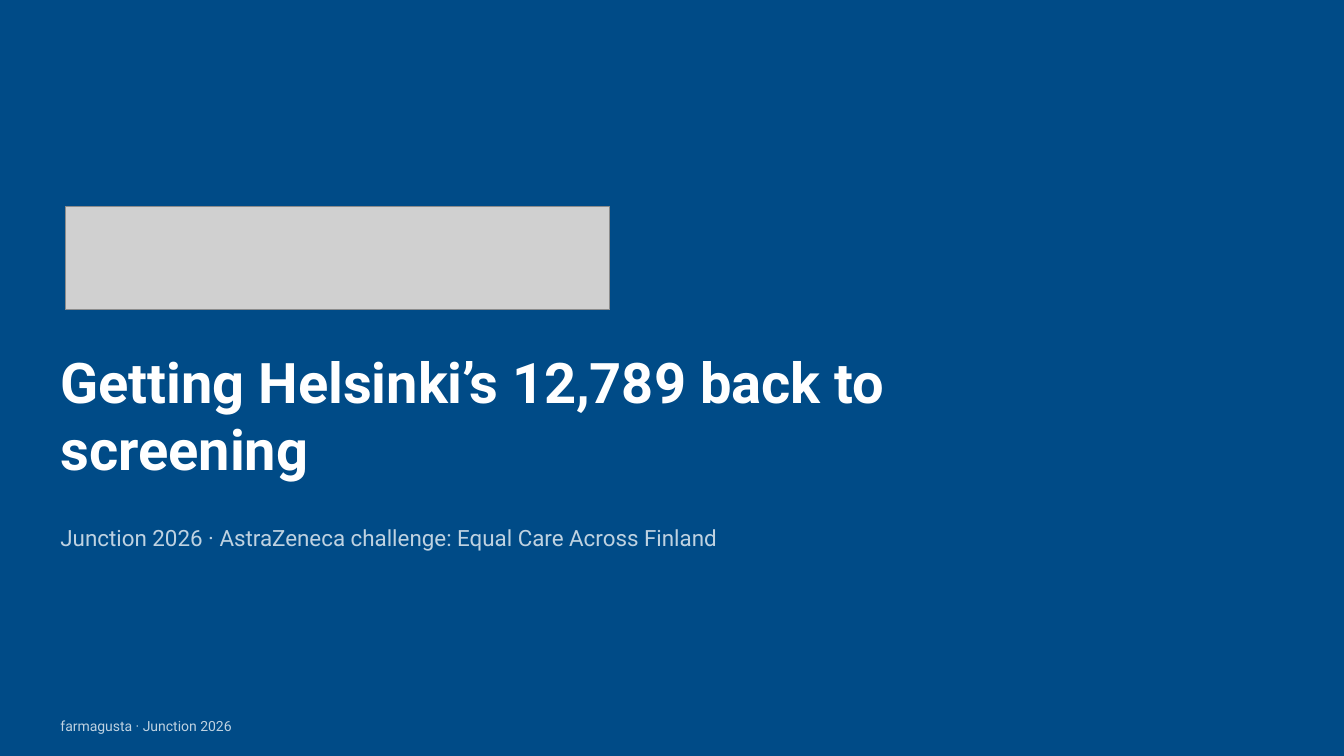
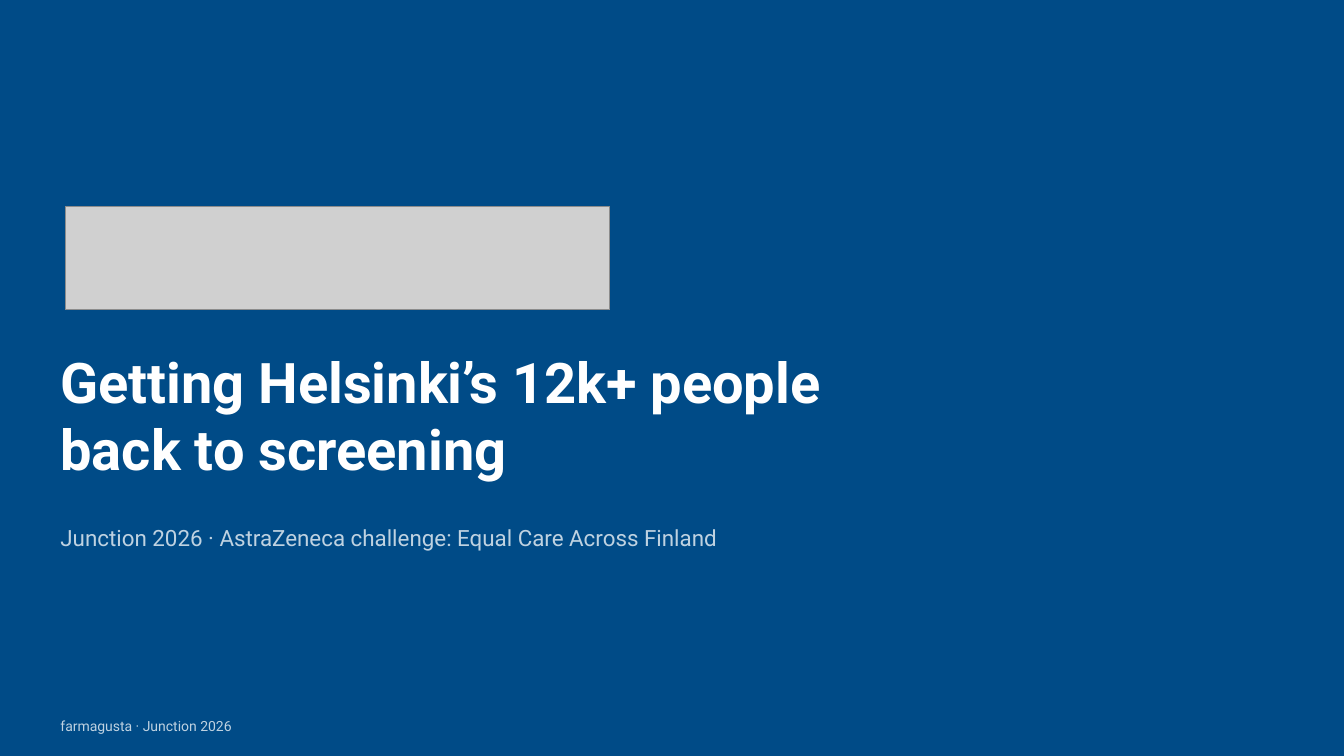
Before and after one commit to rromppanen/junction26, a slide deck: slide 1 of docs/pitch/farmagusta-screening-attendance.pptx. Drawn at 1344x756 pixels with LibreOffice and Linux fonts; fonts in the diff are those of the drawing; grey boxes stand for pictures. Boxes give left, top, right and bottom in pixels: in the first picture for what was removed or moved away, otherwise in the second. Text is boxed around its words. In the diff, an @@ line names an element or a change of style, - is before the commit and + after.

```diff
--- a/docs/pitch/farmagusta-screening-attendance.pptx
+++ b/docs/pitch/farmagusta-screening-attendance.pptx
@@ text at box(60, 361, 821, 482): text changed @@
-Getting Helsinki’s 12,789 back to screening
+Getting Helsinki’s 12k+ people back to screening
```
Also in this commit, not shown: 1 other slide changed, 1 slide removed.
